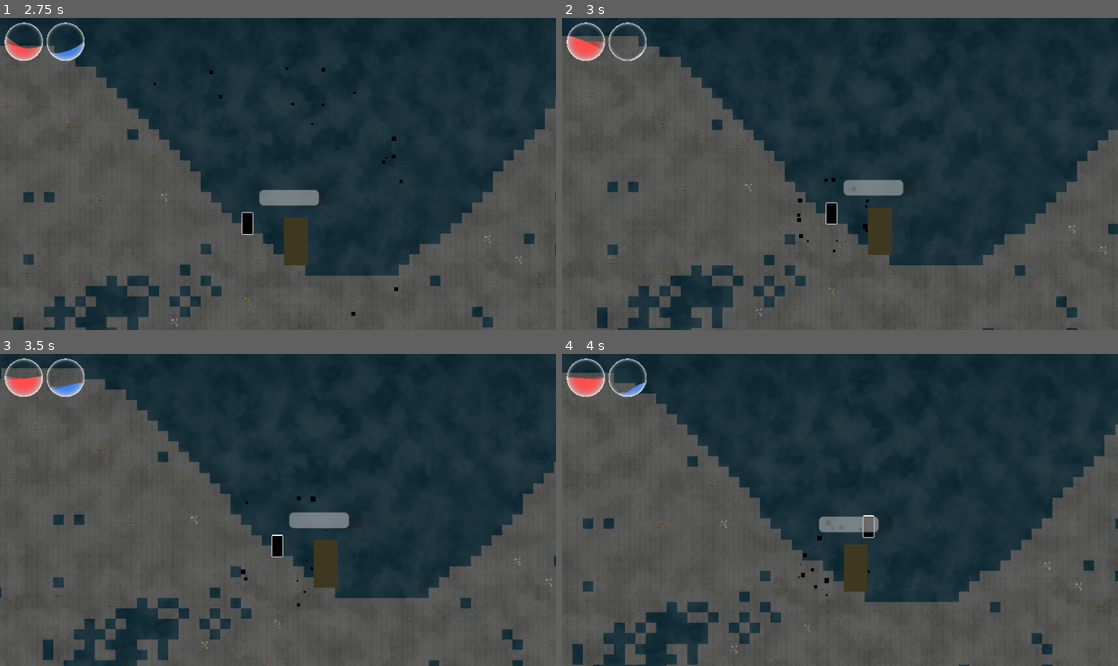
Above: before the commit, frames 1-4 (two rows, left to right).
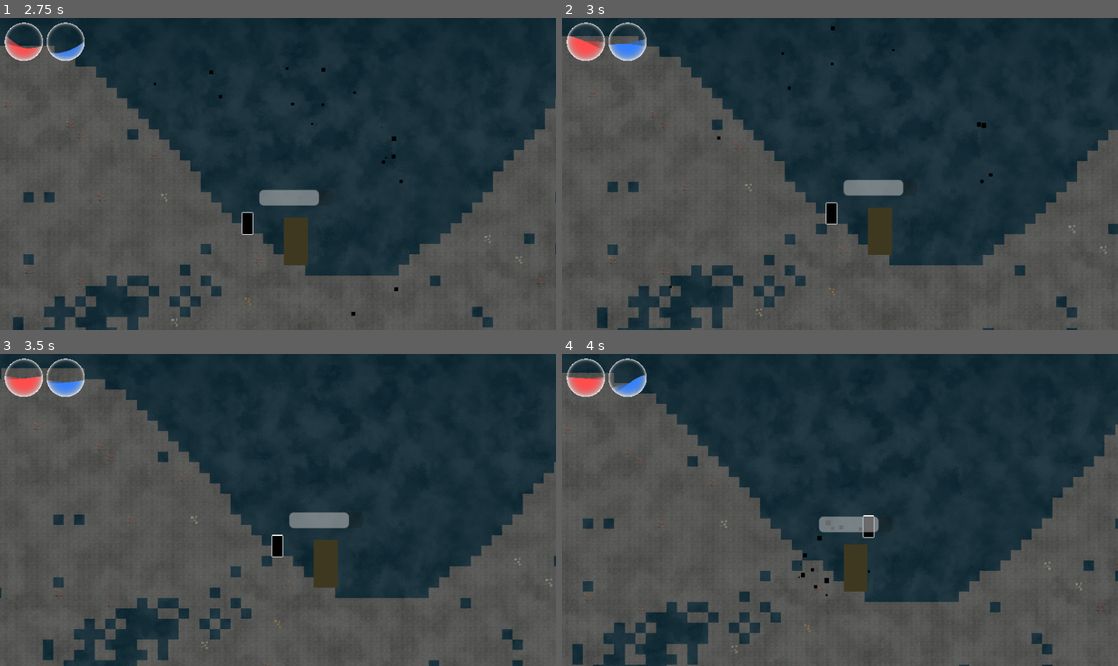
Above: after the commit, the same moments.

Repository: terriblepanic/first-game
Game: Godot game, scene res://scenes/Main.tscn
Same seed, same stepped clock (60 frames per second), same inputs: the game is played once before the commit and once after it. This scene is started directly instead of the project's main scene.
Inputs (mouse positions are in pixels of both pictures, inside the frame that each line leads up to):
- Up to frame 1 (2.75 s): tap Enter (ui_accept) at 0.5 s; move the mouse to (400, 158) at 0.52 s; hold D (move_right) 0.53-1.25 s; click (400, 158) at 0.6 s; tap Space (jump) at 0.77 s; drag from (166, 189) to (322, 198) at 1.27 s; move the mouse to (333, 105) at 2.02 s; hold A (move_left) from 2.03 s (still down); tap E (interact) at 2.1 s; click (333, 105) at 2.3 s
- Up to frame 2 (3 s): release A (move_left) at 2.75 s; drag from (812, 236) to (673, 127) at 2.77 s
- Up to frame 3 (3.5 s): no input
- Up to frame 4 (4 s): move the mouse to (1006, 556) at 3.52 s; hold D (move_right) from 3.53 s (still down); tap L at 3.6 s; tap Space (jump) at 3.77 s; click (1006, 556) at 3.8 s

Frame 1 is identical in both runs. In frame 2, 0.5% of the frame differs, in the area x 8-78%, y 2-87%; in frame 3, 0.2%; in frame 4, 0.2%.

Commit message:
Working pickaxe, but not displayed

Diff:
--- /dev/null
+++ b/items/copper_ore.tres
@@ -0,0 +1,11 @@
+[gd_resource type="Resource" script_class="Item" load_steps=3 format=3 uid="uid://chpimji2u13r7"]
+
+[ext_resource type="Texture2D" uid="uid://caknje60e1y3i" path="res://assets/tiles/nature/ore/ore_copper.png" id="1_8rn27"]
+[ext_resource type="Script" uid="uid://enlx7m7e75n4" path="res://scripts/item.gd" id="1_es8vr"]
+
+[resource]
+script = ExtResource("1_es8vr")
+name = "Copper Ore"
+icon = ExtResource("1_8rn27")
+stack_size = 99
+metadata/_custom_type_script = "uid://enlx7m7e75n4"
--- /dev/null
+++ b/items/gold_ore.tres
@@ -0,0 +1,11 @@
+[gd_resource type="Resource" script_class="Item" load_steps=3 format=3 uid="uid://bnjyhmu3vyagg"]
+
+[ext_resource type="Script" uid="uid://enlx7m7e75n4" path="res://scripts/item.gd" id="1_13211"]
+[ext_resource type="Texture2D" uid="uid://b4g7kfegeli2p" path="res://assets/tiles/nature/ore/ore_gold.png" id="1_sb1er"]
+
+[resource]
+script = ExtResource("1_13211")
+name = "Gold Ore"
+icon = ExtResource("1_sb1er")
+stack_size = 99
+metadata/_custom_type_script = "uid://enlx7m7e75n4"
--- /dev/null
+++ b/items/iron_ore.tres
@@ -0,0 +1,11 @@
+[gd_resource type="Resource" script_class="Item" load_steps=3 format=3 uid="uid://dv2qia4gb4ufn"]
+
+[ext_resource type="Texture2D" uid="uid://cuh3mmivqhhwa" path="res://assets/tiles/nature/ore/ore_iron.png" id="1_ri5q5"]
+[ext_resource type="Script" uid="uid://enlx7m7e75n4" path="res://scripts/item.gd" id="1_vgbwb"]
+
+[resource]
+script = ExtResource("1_vgbwb")
+name = "Iron Ore"
+icon = ExtResource("1_ri5q5")
+stack_size = 99
+metadata/_custom_type_script = "uid://enlx7m7e75n4"
--- a/items/wooden_pickaxe.tres
+++ b/items/wooden_pickaxe.tres
@@ -1,13 +1,12 @@
-[gd_resource type="Item" script_class="Pickaxe" load_steps=3 format=3 uid="uid://p3bic18c0nlv"]
+[gd_resource type="Resource" script_class="Pickaxe" load_steps=3 format=3 uid="uid://d1ncscysmfu1g"]
 
 [ext_resource type="Script" uid="uid://0x10n1xwo6xm" path="res://scripts/pickaxe.gd" id="1"]
 [ext_resource type="Texture2D" uid="uid://clx4va2ges768" path="res://assets/particles/player_attack.png" id="2"]
 
 [resource]
-resource_local_to_scene = false
-resource_name = ""
 script = ExtResource("1")
 mine_speed = 1.0
 name = "Wooden Pickaxe"
 icon = ExtResource("2")
 stack_size = 1
+metadata/_custom_type_script = "uid://0x10n1xwo6xm"
--- a/scripts/cave_world.gd
+++ b/scripts/cave_world.gd
@@ -82,7 +82,7 @@
 		"SOURCE_ID": SOURCE_ID
 	})
 
-	var spawn_tile: Vector2i = Vector2i(world_width / 2, world_height / 2)
+	var spawn_tile: Vector2i = generator.find_cave_spawn_tile(world_width, world_height)
 	var ts: Vector2 = tilemap.tile_set.tile_size
 	var spawn_pos: Vector2 = Vector2(spawn_tile.x * ts.x, spawn_tile.y * ts.y)
 	if player.has_method("set_spawn_position"):
--- a/scripts/inventory.gd
+++ b/scripts/inventory.gd
@@ -29,9 +29,15 @@
 func populate_grid(grid: GridContainer) -> void:
 	for child in grid.get_children():
 		child.queue_free()
+
 	for item in items:
+		if item == null or item.icon == null:
+			continue
 		var slot := TextureRect.new()
 		slot.texture = item.icon
+		slot.expand = true
+		slot.stretch_mode = TextureRect.STRETCH_KEEP_ASPECT_CENTERED
 		grid.add_child(slot)
+
 	for i in range(get_free_slots()):
 		grid.add_child(TextureRect.new())
--- a/scripts/player.gd
+++ b/scripts/player.gd
@@ -32,7 +32,7 @@
 @onready var attack_animation: GPUParticles2D = $AttackAnimation
 @onready var attack_animation_2: GPUParticles2D = $AttackAnimation2
 @onready var take_damage_animation: GPUParticles2D = $TakeDamageAnimation
-@onready var world_map = get_parent()
+@onready var world_map = get_parent().get_parent()
 @onready var inventory: Inventory = $"../../HUD/Inventory"
 @onready var death_label: Label = $"../../HUD/DeathLabel"
 @onready var jump_handler: Node = $CoyoteJump
@@ -207,12 +207,23 @@
 		var cell = world_map.position_to_cell(get_global_mouse_position())
 		var tid = world_map.remove_block(cell)
 		if tid != -1:
-			var block_item = BlockItem.new()
-			block_item.terrain_id = tid
-			inventory.add_item(block_item)
-	elif mana >= mana_cost_attack:
-		use_mana(mana_cost_attack)
-		perform_attack()
+			var drop_item: Item = null
+			match tid:
+				world_map.TerrainID.ORE_COPPER:
+					drop_item = load("res://items/copper_ore.tres")
+				world_map.TerrainID.ORE_IRON:
+					drop_item = load("res://items/iron_ore.tres")
+				world_map.TerrainID.ORE_GOLD:
+					drop_item = load("res://items/gold_ore.tres")
+				_:
+					var block_item = BlockItem.new()
+					block_item.terrain_id = tid
+					drop_item = block_item
+			if drop_item:
+				inventory.add_item(drop_item)
+		elif mana >= mana_cost_attack:
+			use_mana(mana_cost_attack)
+			perform_attack()
 
 
 func _place_selected_block() -> void:
--- a/scripts/world_generator.gd
+++ b/scripts/world_generator.gd
@@ -196,6 +196,16 @@
 		y0 -= 1
 	return Vector2i(cx, by - offset)
 
+func find_cave_spawn_tile(world_width: int, world_height: int) -> Vector2i:
+	var attempts: int = 1000
+	while attempts > 0:
+		var x: int = randi() % world_width
+		var y: int = randi() % (world_height - 1)
+		if is_cave(x, y) and not is_cave(x, y + 1):
+			return Vector2i(x, y)
+		attempts -= 1
+	return Vector2i(world_width / 2, world_height / 2)
+
 
 func _default_tile_id(grid: Array, x: int, y: int) -> int:
 	# Шаг 1: Узнаём, какой тип блока находится в этой клетке
--- a/scripts/world_map.gd
+++ b/scripts/world_map.gd
@@ -96,6 +96,10 @@
 		var enemy_spawn: Vector2i = spawn_tile + Vector2i(1, 0)
 		var enemy_pos: Vector2 = Vector2(enemy_spawn.x * ts.x, enemy_spawn.y * ts.y)
 		$Enemy/Enemy.set_spawn_position(enemy_pos)
+	if has_node("HUD/Inventory"):
+		var inventory := $HUD/Inventory
+		var pickaxe: Item = load("res://items/wooden_pickaxe.tres")
+		inventory.add_item(pickaxe)
 
 	# первый вызов _process, чтобы сразу отрисовать чанки и тени
 	_process(0.0)
